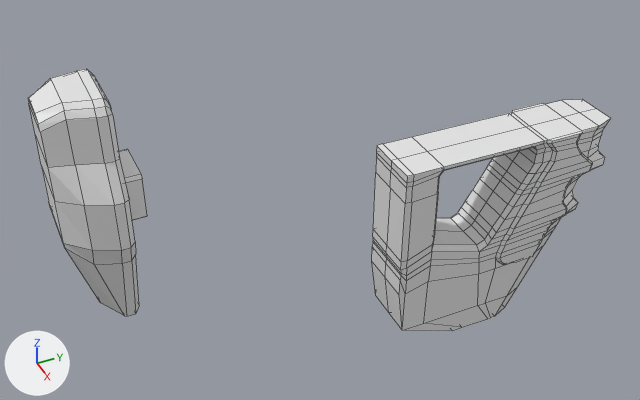
What one commit did to the Blender file projects/futuristicGUN/futuristicGUN.blend.
One viewpoint serves both versions: a camera (50 mm lens) standing at (3.98, -5.17, 2.79) and looking at (-0.12, -3.29, -0.34). Arrows for +X, +Y and +Z are at lower left; the lights stay in place. Mesh edges are drawn as thin lines.
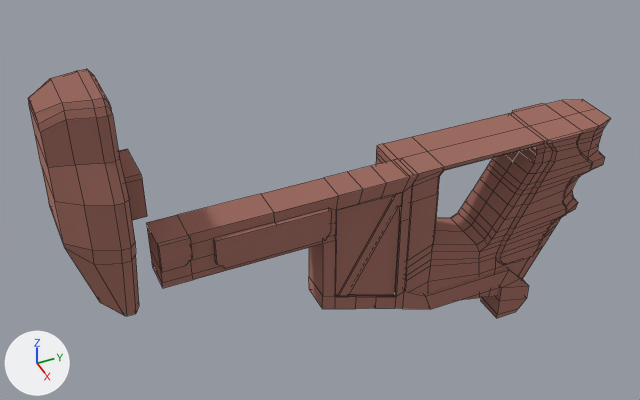
Boxes [x1, y1, x2, y2] around the edits, measured in the pictures (640 x 400 px):
'Cube.002', reshaped (13% shorter): before [372, 99, 611, 331]; after [376, 99, 611, 300]
'Cube.003', added (brown): after [147, 158, 529, 318]
'Cube', recoloured (grey to brown): [28, 69, 139, 316] in both
'Cube.001', recoloured (grey to brown): [119, 149, 147, 220] in both
part 1 of me_cube_002, cut back: before [372, 245, 544, 331]; after [411, 245, 544, 300]
part 2 of me_cube_002, recoloured (white to brown): [376, 99, 611, 291] in both

Diff of the bpy script that builds the scene:
```diff
--- a/projects/futuristicGUN/futuristicGUN.blend.py
+++ b/projects/futuristicGUN/futuristicGUN.blend.py
@@ mat_material @@
+mat_material = diffuse_material('Material')
+mat_material.base_color = (0.367, 0.168, 0.137)  # brown #a37267
+mat_material.roughness = 1.0
@@ me_cube_002 @@
 # used by ob_cube_002; location = (-0.004, -2.106, -0.619); scale = (0.638, 1.0, 1.0)
-me_cube_002.from_pydata(...)  # 415 vertices, 412 faces; spans x -0.34..0.34, y -0.76..0.82, z -0.89..0.52
+me_cube_002.from_pydata(...)  # 401 vertices, 398 faces; spans x -0.34..0.34, y -0.76..0.82, z -0.72..0.52
+# me_cube_002 part 1
+# 22 vertices are removed from x -0.3..0.3, y -0.71..0.26, z -0.89..-0.73
+# 34 faces are deleted
+# 10 vertices move from x -0.3..0.3, y -0.71..0.26, z -0.73 to x -0.3..0.3, y -0.68..0.27, z -0.72..-0.52
+# 3 vertices are added at (0.23, 0.27, -0.7), (-0.23, 0.27, -0.7), (-0.3, -0.68, -0.52)
+# 5 new vertices lie (0.3, 0.0, 0.0) away from vertices in x -0.3..0.0, y -0.71..0.13, z -0.73
+# 20 new faces join them
+# me_cube_002 part 2: 378 faces spanning x -0.34..0.34, y -0.76..0.82, z -0.72..0.52 switch from no material to mat_material (brown #a37267)
@@ me_cube_001 @@
 me_cube_001.from_pydata(...)  # 16 vertices, 10 faces; spans x -0.305..0.305, y -0.305..0.305, z -0.349..0.305
+me_cube_001.materials.append(mat_material)  # brown #a37267
@@ me_cube @@
 me_cube.from_pydata(...)  # 80 vertices, 78 faces; spans x -0.445..0.445, y -0.3..0.038, z -1.009..0.371
+me_cube.materials.append(mat_material)  # brown #a37267
@@ me_cube_003 @@
+me_cube_003.from_pydata(...)  # 152 vertices, 119 faces; spans x 0.01..0.35, y -0.73..1.85, z -1.17..0.26
+me_cube_003.materials.append(mat_material)  # brown #a37267
@@ ob_cube_003 @@
+ob_cube_003 = bpy.data.objects.new('Cube.003', me_cube_003)
+ob_cube_003.location = (0.001, -3.664, -0.347)
+ob_cube_003.scale = (0.691, 1.0, 1.0)
```
